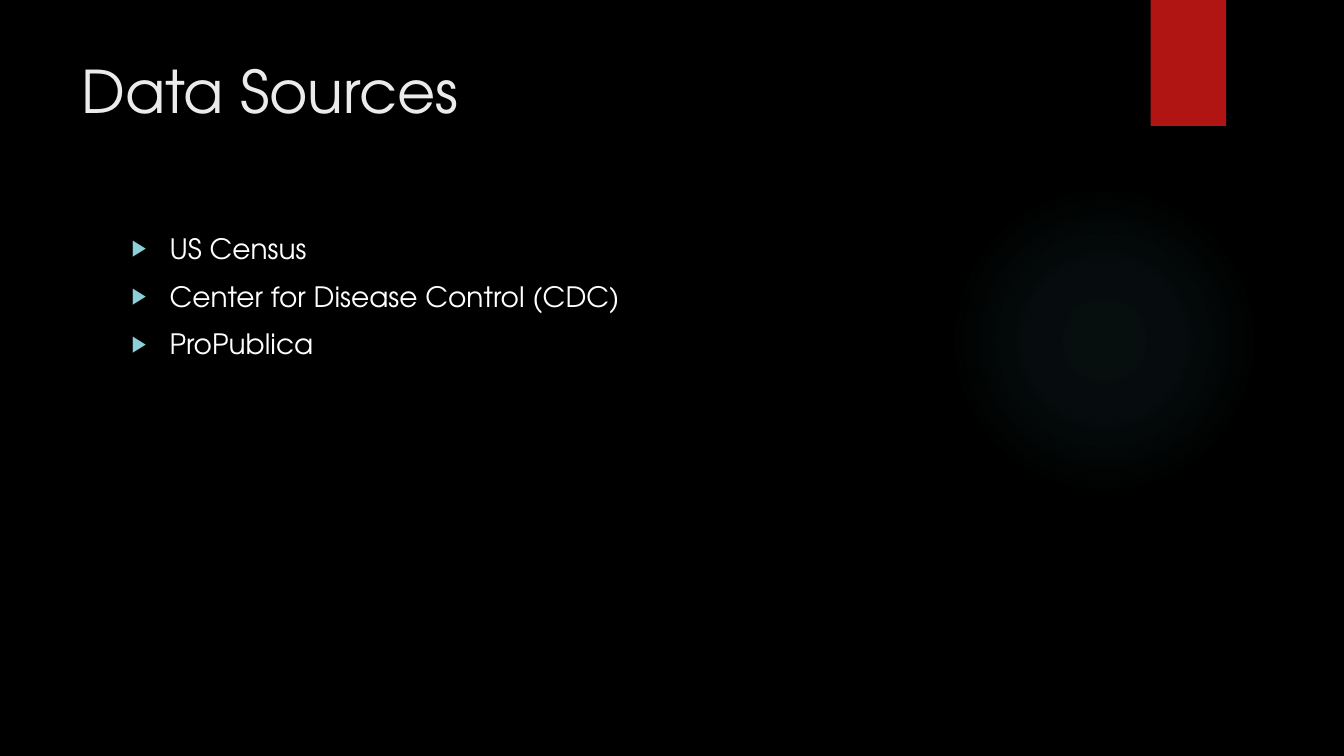
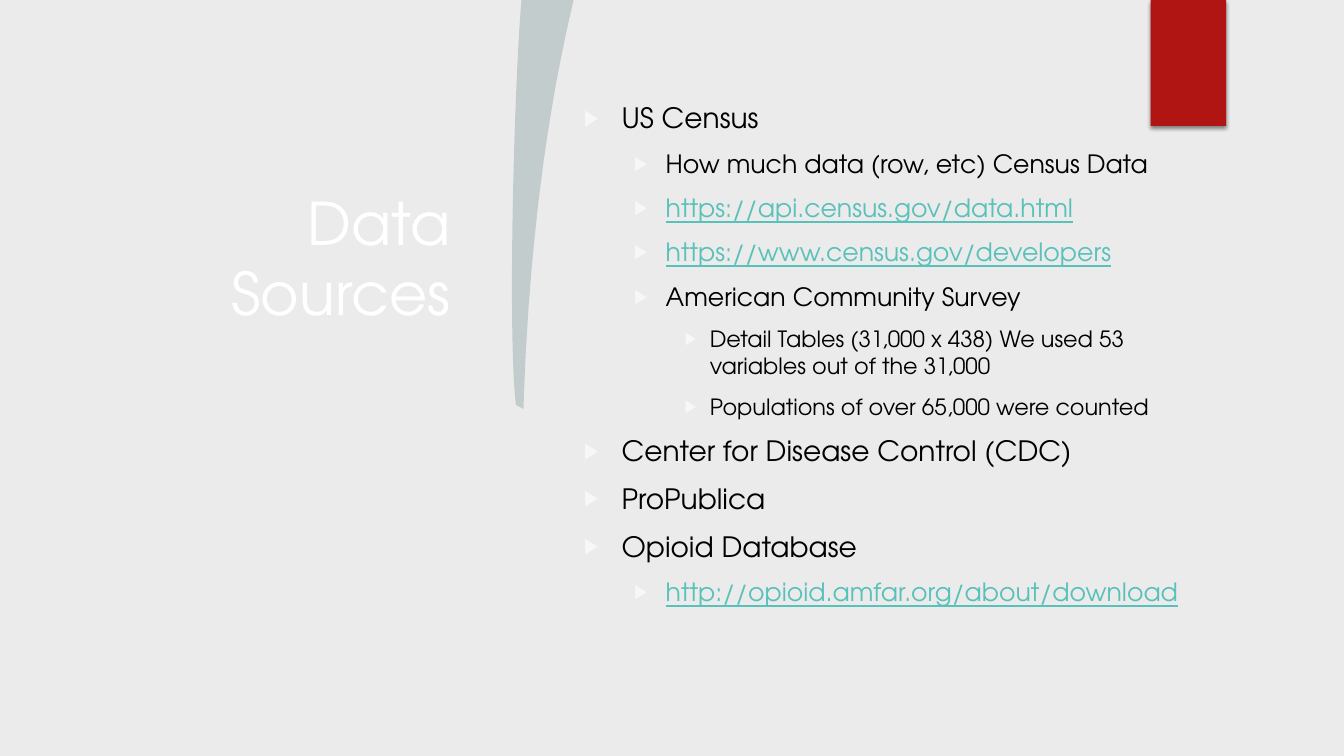
Before and after one commit to GregPoppe/opioid_project, a slide deck: slide 6 of Opioid_Crisis.pptx. Drawn at 1344x756 pixels with LibreOffice and Linux fonts; fonts in the diff are those of the drawing; background and template pictures are left out. Boxes give left, top, right and bottom in pixels: in the first picture for what was removed or moved away, otherwise in the second. Text is boxed around its words. In the diff, an @@ line names an element or a change of style, - is before the commit and + after.

```diff
--- a/Opioid_Crisis.pptx
+++ b/Opioid_Crisis.pptx
@@ background picture (left out) to #EBEBEB @@
@@ rectangle added at bbox=[0, 0, 1344, 756], fill #EBEBEB @@
@@ freeform shape added at bbox=[512, 0, 574, 409], fill #1E5155 at 20% opacity @@
@@ rectangle removed at bbox=[1150, 0, 1226, 126] @@
@@ rectangle added at bbox=[1150, 0, 1226, 126], fill #B01513 @@
@@ text "US Census": place and size @@
-text "US Census" at bbox=[170, 238, 619, 355]
+text "US Census" at bbox=[622, 107, 1178, 607]
@@ text at bbox=[622, 107, 1071, 510]: text colour #FFFFFF to #000000 in "US Census", "Center for Disease Control (CDC)", "ProPublica"; bullet colour #8AD0D6 to #F7F7F7 @@
@@ title "Data Sources": place and size @@
-title "Data Sources" at bbox=[81, 68, 459, 114]
+title "Data Sources" at bbox=[804, 154, 864, 174]
@@ title "Data Sources" at bbox=[804, 154, 864, 174]: text colour #EBEBEB to #FFFFFF; alignment left to right @@
@@ text at bbox=[666, 154, 1149, 420]: paragraphs added @@
+  ▶ How much data (row, etc) Census Data
+  ▶ https://api.census.gov/data.html
+  ▶ https://www.census.gov/developers
+  ▶ American Community Survey
+    ▶ Detail Tables (31,000 x 438) We used 53 variables out of the 31,000
+    ▶ Populations of over 65,000 were counted
@@ ellipse removed at bbox=[949, 185, 1259, 495] @@
@@ text at bbox=[622, 536, 1178, 607]: paragraphs added @@
+▶ Opioid Database
+  ▶ http://opioid.amfar.org/about/download
```
Also in this commit, not shown: 8 other slides changed, 21 slides added, 6 slides removed.
